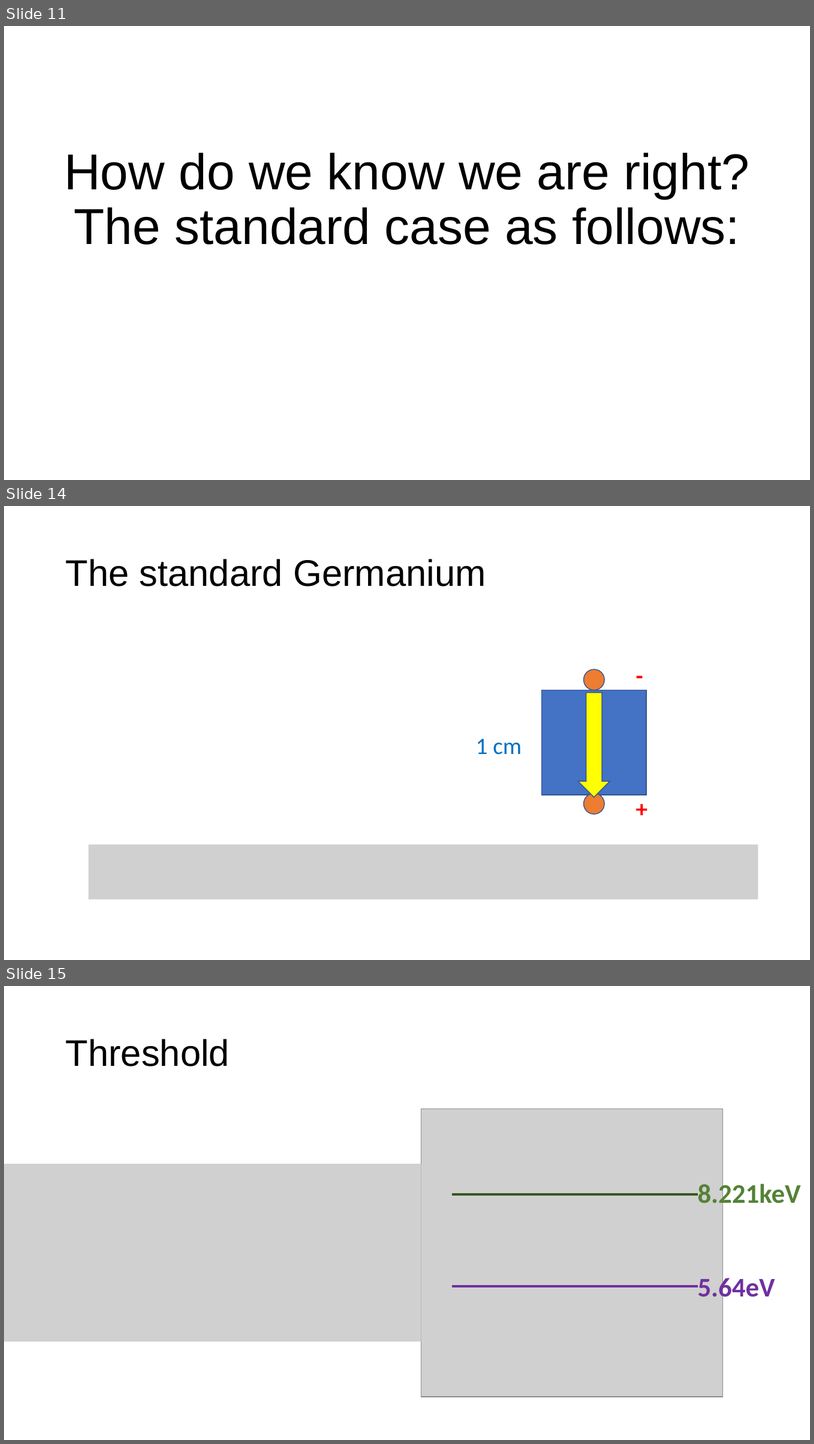
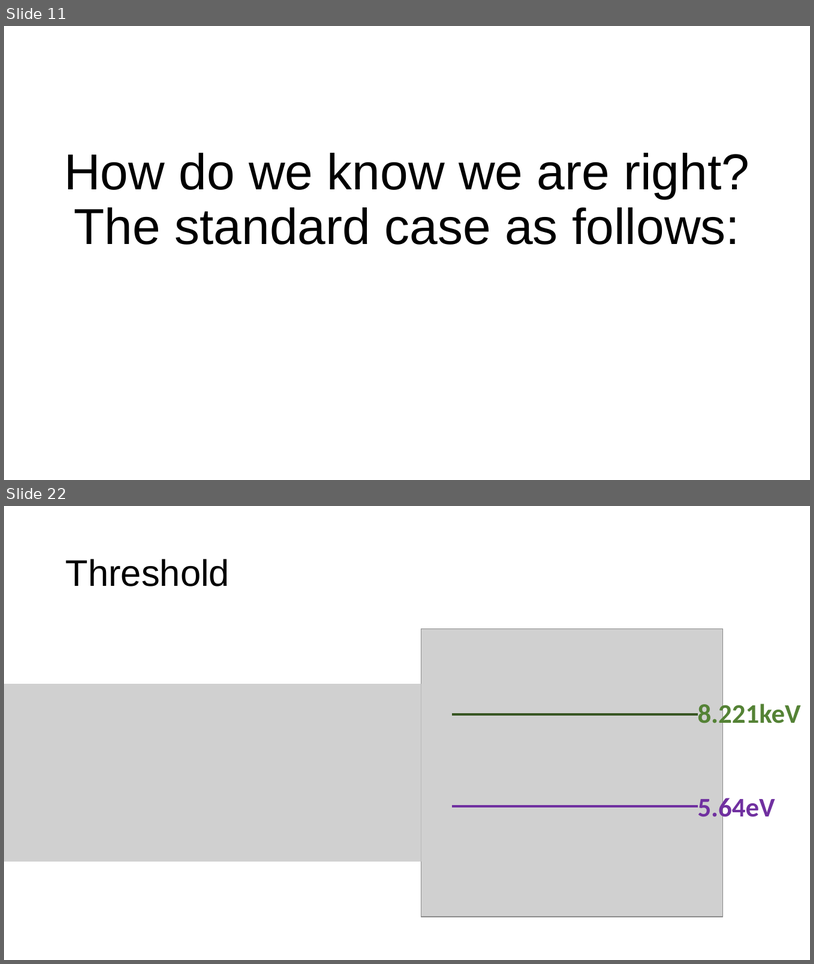
Before and after one commit to chihyeh/IoPAS_GeIA, a slide deck: Report/Signal_threshold_prediction.pptx. Shown one above the other, each under a label of ours: slides 11, 14 and 15 before the commit, slides 11 and 22 after it; the slides between them are not shown. The pictures are 814x1444 and 814x964 pixels, drawn with LibreOffice and Linux fonts; fonts in the diff are those of the drawing; grey boxes stand for pictures. Boxes give left, top, right and bottom in pixels: in the first picture for what was removed or moved away, otherwise in the second. Text is boxed around its words. In the diff, an @@ line names an element or a change of style, - is before the commit and + after.

```diff
--- a/Report/Signal_threshold_prediction.pptx
+++ b/Report/Signal_threshold_prediction.pptx
@@ slide 14 removed at (4,506,810,960), background #FFFFFF @@
@@ title removed at (65,559,486,586) @@
-The standard Germanium
@@ text removed at (630,657,701,692) @@
--
@@ ellipse removed at (584,669,605,690) @@
@@ rectangle removed at (542,690,647,795) @@
@@ down arrow removed at (579,693,611,797) @@
@@ text removed at (476,738,522,754) @@
-1 cm
@@ ellipse removed at (584,793,605,814) @@
@@ text removed at (630,791,701,825) @@
-+
@@ picture removed at (89,844,759,899) @@
@@ what was slide 15 is now slide 22 @@
```
Also in this commit, not shown: 3 slides changed, 11 slides added, 9 other files.
